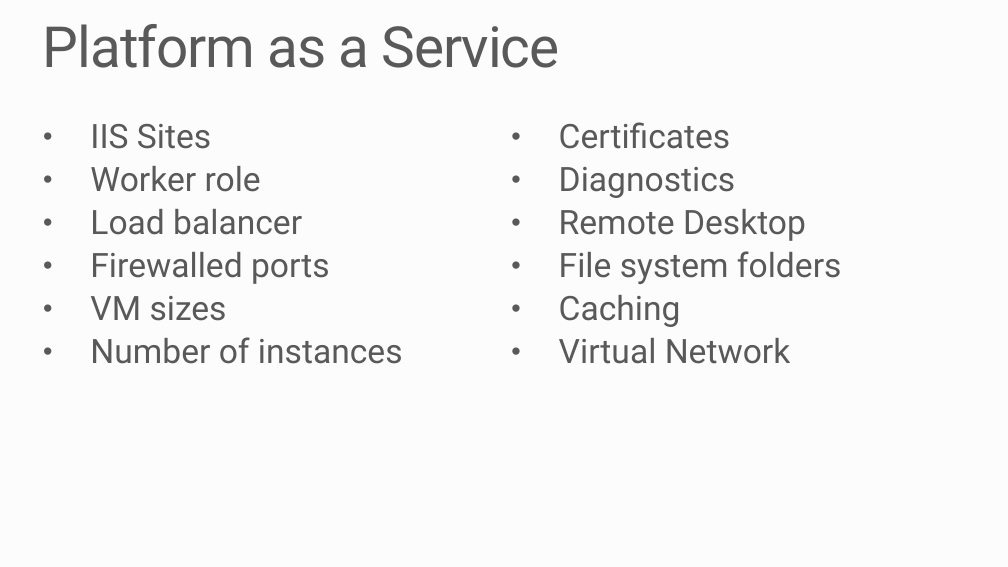
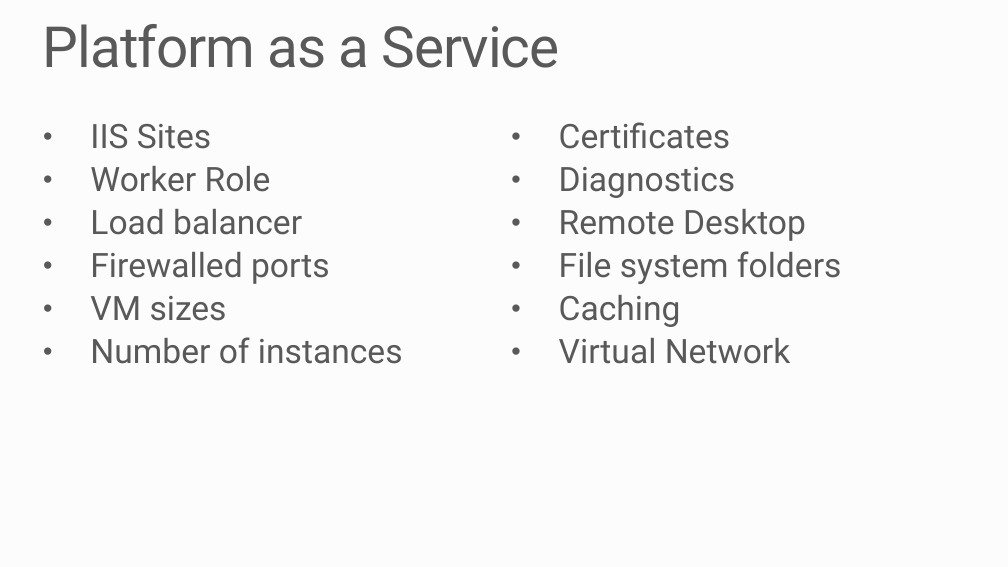
Before and after one commit to robdmoore/AzureWebAppsPresentation, a slide deck: slide 14 of Presentation.pptx (slide 11 before the commit). Drawn at 1008x567 pixels with LibreOffice and Linux fonts; fonts in the diff are those of the drawing; background and template pictures are left out. Boxes give left, top, right and bottom in pixels: in the first picture for what was removed or moved away, otherwise in the second. Text is boxed around its words. In the diff, an @@ line names an element or a change of style, - is before the commit and + after.

```diff
--- a/Presentation.pptx
+++ b/Presentation.pptx
@@ text at <box>90,166,271,192</box>: text changed @@
-• Worker role
+• Worker Role
```
Also in this commit, not shown: 16 other slides changed, 14 slides added, 3 slides removed.
